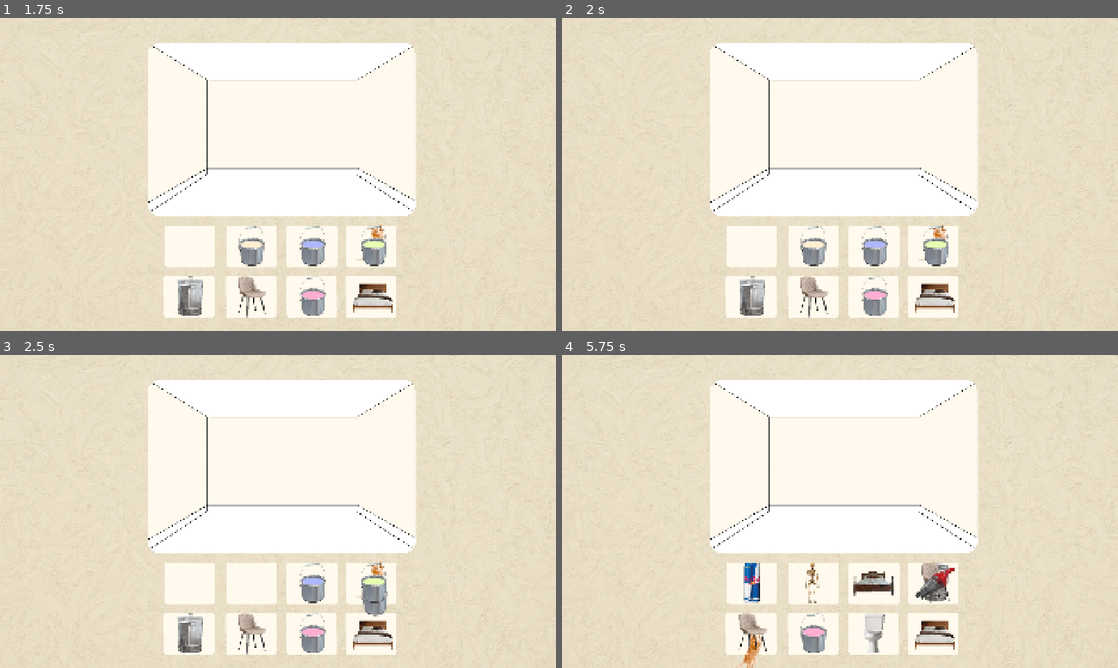
Above: before the commit, frames 1-4 (two rows, left to right).
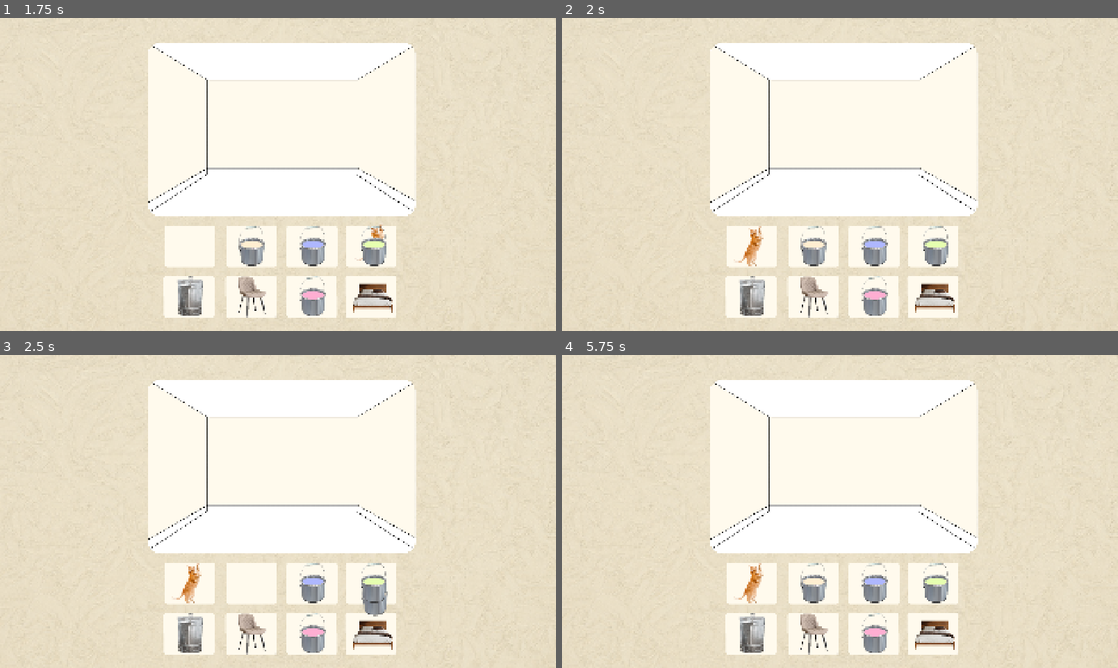
Above: after the commit, the same moments.

Repository: wgold152/hackathon
Game: Godot game, scene res://scenes/main.tscn
The game is run twice, just before and just after one commit, with the same random seed, the same clock (stepped at 60 frames per second) and the same inputs.
Inputs (mouse positions are in pixels of both pictures, inside the frame that each line leads up to):
- Up to frame 1 (1.75 s): click "PLAY" at 0.5 s; tap Enter at 1.25 s; drag from (189, 246) to (372, 246) at 1.27 s
- Up to frame 2 (2 s): no input
- Up to frame 3 (2.5 s): drag from (250, 586) to (372, 599) at 2.02 s
- Up to frame 4 (5.75 s): move the mouse to (873, 583) at 2.77 s; click (873, 583) at 2.92 s; tap Space at 3.5 s; drag from (934, 583) to (751, 652) at 3.52 s; drag from (751, 633) to (934, 583) at 4.27 s; drag from (812, 633) to (934, 583) at 5.02 s

Frame 1 is identical in both runs. In frame 2, 0.3% of the frame differs, in the area x 31-70%, y 66-80%; in frame 3, 0.3%; in frame 4, 3.5%, in the area x 31-71%, y 66-100%.

Commit message:
Update furniture.gd

Diff:
--- a/scripts/furniture.gd
+++ b/scripts/furniture.gd
@@ -13,8 +13,8 @@
 func _ready() -> void:
 	input_event.connect(drag)
 	call_deferred("set_last_position")
-	#floorArea = get_tree().get_first_node_in_group("Floor Area")
-	floorArea = get_node(".")
+	floorArea = get_tree().get_first_node_in_group("Floor Area")
+	#floorArea = get_node(".")
 	print("this node is")
 	print(floorArea)
 	ground = get_node("Ground")
